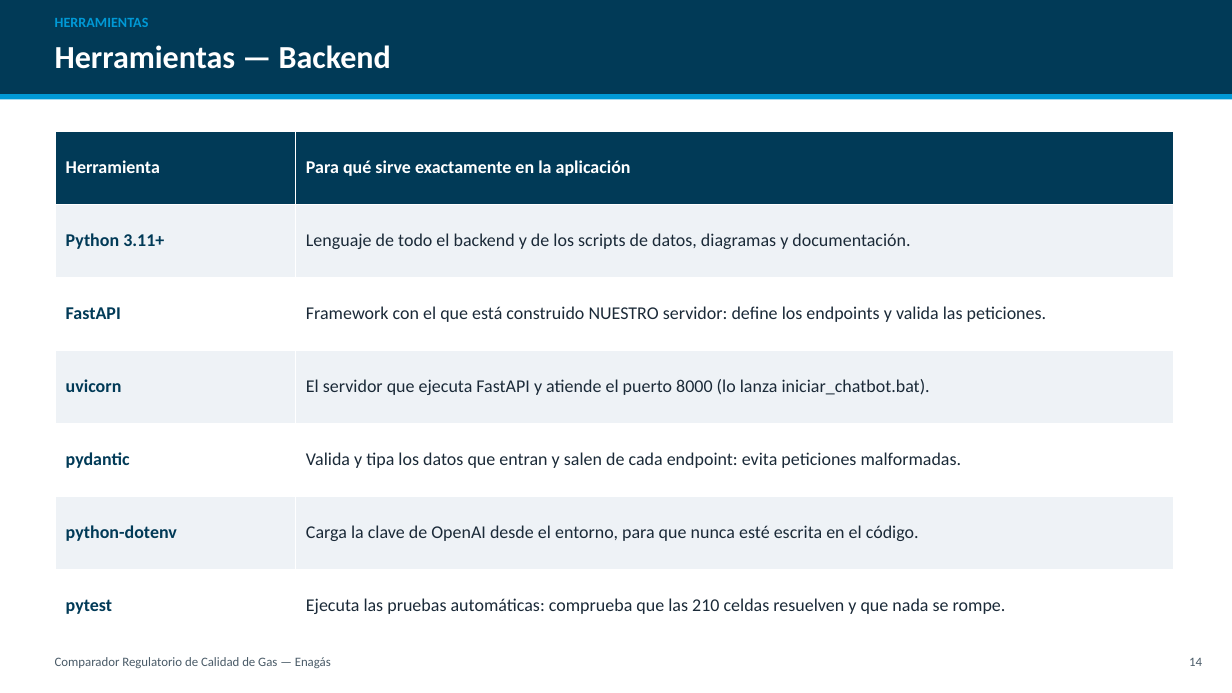
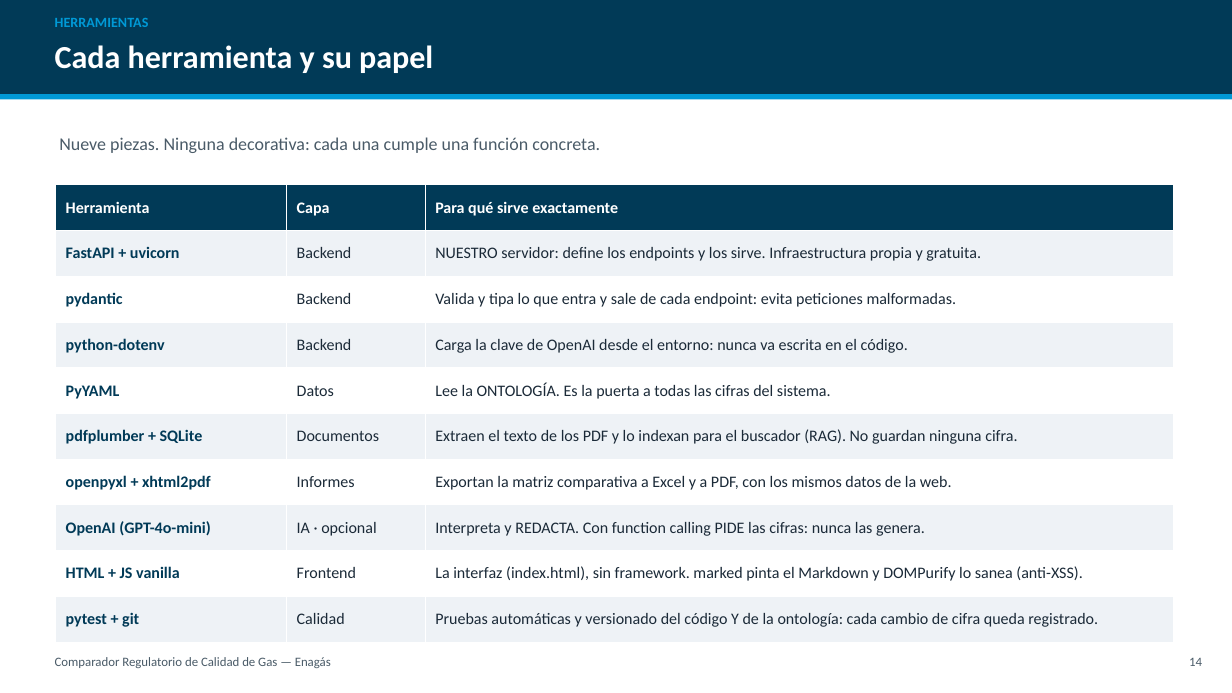
Before and after one commit to CarlosOlivaZurdo/ENAG-S_G1, a slide deck: slide 15 of docs/Presentacion_Comparador_Gas.pptx. Drawn at 1232x693 pixels with LibreOffice and Linux fonts; fonts in the diff are those of the drawing. Boxes give left, top, right and bottom in pixels: in the first picture for what was removed or moved away, otherwise in the second. Text is boxed around its words. In the diff, an @@ line names an element or a change of style, - is before the commit and + after.

```diff
--- a/docs/Presentacion_Comparador_Gas.pptx
+++ b/docs/Presentacion_Comparador_Gas.pptx
@@ text at (55,45,433,73): text changed @@
-Herramientas — Backend
+Cada herramienta y su papel
@@ text added at (59,137,600,153), 14 pt, text #4A5B68 @@
+Nueve piezas. Ninguna decorativa: cada una cumple una función concreta.
@@ table at (55,185,1174,642) @@
-Herramienta | Para qué sirve exactamente en la aplicación
-Python 3.11+ | Lenguaje de todo el backend y de los scripts de datos, diagramas y documentación.
-FastAPI | Framework con el que está construido NUESTRO servidor: define los endpoints y valida las peticiones.
-uvicorn | El servidor que ejecuta FastAPI y atiende el puerto 8000 (lo lanza iniciar_chatbot.bat).
-pydantic | Valida y tipa los datos que entran y salen de cada endpoint: evita peticiones malformadas.
-python-dotenv | Carga la clave de OpenAI desde el entorno, para que nunca esté escrita en el código.
-pytest | Ejecuta las pruebas automáticas: comprueba que las 210 celdas resuelven y que nada se rompe.
+Herramienta | Capa | Para qué sirve exactamente
+FastAPI + uvicorn | Backend | NUESTRO servidor: define los endpoints y los sirve. Infraestructura propia y gratuita.
+pydantic | Backend | Valida y tipa lo que entra y sale de cada endpoint: evita peticiones malformadas.
+python-dotenv | Backend | Carga la clave de OpenAI desde el entorno: nunca va escrita en el código.
+PyYAML | Datos | Lee la ONTOLOGÍA. Es la puerta a todas las cifras del sistema.
+pdfplumber + SQLite | Documentos | Extraen el texto de los PDF y lo indexan para el buscador (RAG). No guardan ninguna cifra.
+openpyxl + xhtml2pdf | Informes | Exportan la matriz comparativa a Excel y a PDF, con los mismos datos de la web.
+OpenAI (GPT-4o-mini) | IA · opcional | Interpreta y REDACTA. Con function calling PIDE las cifras: nunca las genera.
+HTML + JS vanilla | Frontend | La interfaz (index.html), sin framework. marked pinta el Markdown y DOMPurify lo sanea (anti-XSS).
+pytest + git | Calidad | Pruebas automáticas y versionado del código Y de la ontología: cada cambio de cifra queda registrado.
@@ table: place and size @@
-table at (55,131,1174,642)
+table at (55,185,1174,642)
```
Also in this commit, not shown: 7 other slides changed, 3 slides removed, 1 other file.
